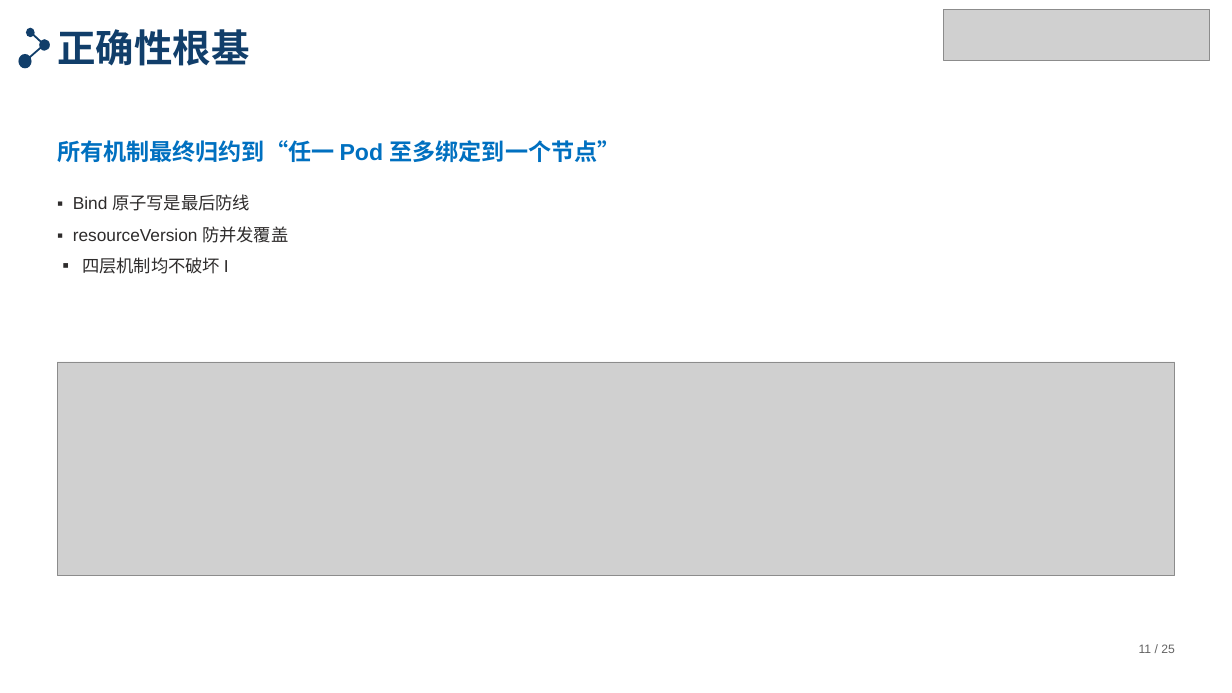
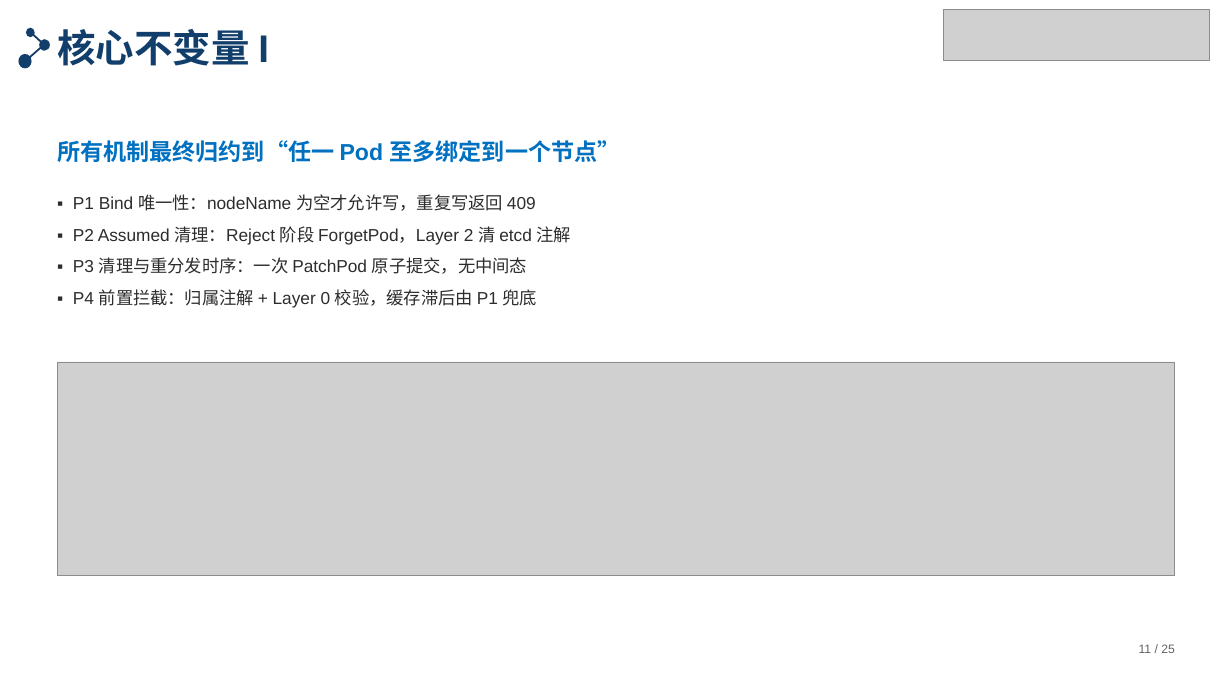
Before and after one commit to tengfei86/godel-scheduler, a slide deck: slide 11 of docs/thesis/defense/答辩PPT-北航模板版.pptx. Drawn at 1232x693 pixels with LibreOffice and Linux fonts; fonts in the diff are those of the drawing; grey boxes stand for pictures. Boxes give left, top, right and bottom in pixels: in the first picture for what was removed or moved away, otherwise in the second. Text is boxed around its words. In the diff, an @@ line names an element or a change of style, - is before the commit and + after.

```diff
--- a/docs/thesis/defense/答辩PPT-北航模板版.pptx
+++ b/docs/thesis/defense/答辩PPT-北航模板版.pptx
@@ text at box(57, 29, 269, 66): text changed @@
-正确性根基
+核心不变量 I
@@ text at box(73, 194, 572, 308): text changed @@
-▪ Bind 原子写是最后防线
-▪ resourceVersion 防并发覆盖
-▪ 四层机制均不破坏 I
+▪ P1 Bind 唯一性：nodeName 为空才允许写，重复写返回 409
+▪ P2 Assumed 清理：Reject 阶段 ForgetPod，Layer 2 清 etcd 注解
+▪ P3 清理与重分发时序：一次 PatchPod 原子提交，无中间态
+▪ P4 前置拦截：归属注解 + Layer 0 校验，缓存滞后由 P1 兜底
```
Also in this commit, not shown: 1 other slide changed, 3 other files.
